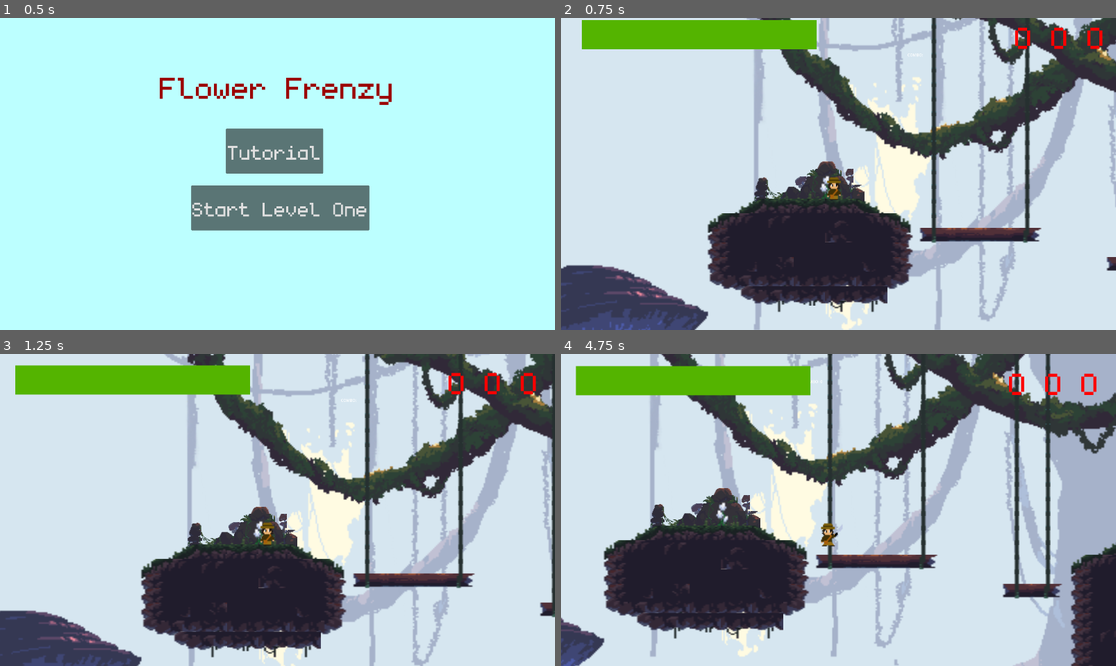
Above: before the commit, frames 1-4 (two rows, left to right).
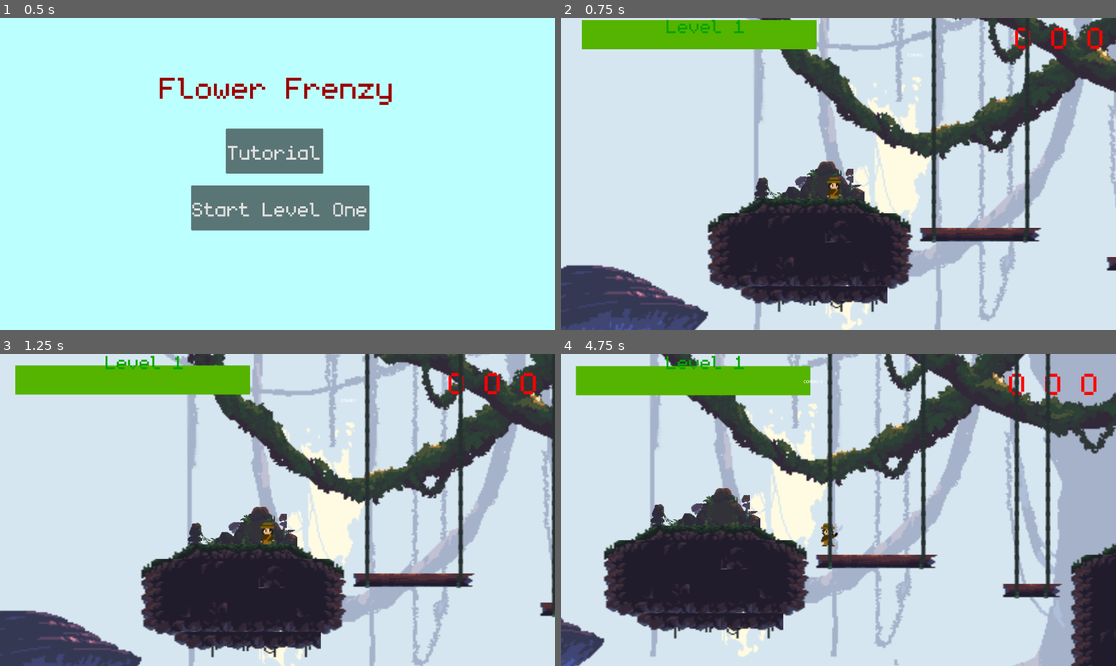
Above: after the commit, the same moments.

Repository: ako3131/traj-flower-frenzy
Game: Godot game, scene res://scenes/main_menu.tscn
Same seed, same stepped clock (60 frames per second), same inputs: the game is played once before the commit and once after it. Sound files missing from this copy of the repository are replaced by a short silence.
Inputs:
- Up to frame 1 (0.5 s): no input
- Up to frame 2 (0.75 s): click "Start Level One" at 0.5 s
- Up to frame 3 (1.25 s): no input
- Up to frame 4 (4.75 s): hold D (right) 1.28-2.78 s; tap J (attack) at 1.35, 2.85, 4.35 s; tap Space (jump) at 1.52, 2.27, 3.77, 4.52 s; tap Shift (sprint) at 2.1, 3.6 s; hold A (left) 2.78-3.53 s; hold D (right) from 3.53 s (still down)

Frame 1 is identical in both runs. In frame 2, 0.3% of the frame differs, in the area x 19-85%, y 0-59%; in frame 3, 0.3%; in frame 4, 0.4%, in the area x 19-89%, y 0-62%.

Commit message:
Add files via upload
added level title

Diff:
--- a/Flower-Frenzy-main/scenes/level_1.tscn
+++ b/Flower-Frenzy-main/scenes/level_1.tscn
@@ -1,14 +1,12 @@
-[gd_scene load_steps=15 format=3 uid="uid://ibo8yq4bg5ij"]
+[gd_scene load_steps=12 format=3 uid="uid://ibo8yq4bg5ij"]
 
 [ext_resource type="Script" path="res://scripts/level_1.gd" id="1_3gl47"]
 [ext_resource type="PackedScene" uid="uid://ctvurwa2kqli0" path="res://scenes/coco.tscn" id="2_x5y03"]
-[ext_resource type="Texture2D" uid="uid://bq0pic2v2fkw5" path="res://arts/Forest-nature-fantasy-tilese/Terrain_and_Props.png" id="3_65c1m"]
-[ext_resource type="Texture2D" uid="uid://jyfqg6lg6uko" path="res://arts/Forest-nature-fantasy-tilese/BG_1/BG_1.png" id="4_0xcho"]
-[ext_resource type="Texture2D" uid="uid://gsamj2m6hi6n" path="res://arts/Forest-nature-fantasy-tilese/BG_2/BG_2.png" id="5_wqrka"]
-[ext_resource type="Texture2D" uid="uid://v7kmwe86u8el" path="res://arts/Forest-nature-fantasy-tilese/BG_3/BG_3.png" id="6_5etcc"]
-[ext_resource type="Script" path="res://scripts/fall_area.gd" id="7_7ok1c"]
-[ext_resource type="PackedScene" uid="uid://co6v5mapptj0s" path="res://scenes/music.tscn" id="7_63pmp"]
-[ext_resource type="Texture2D" uid="uid://boxebxd760vva" path="res://arts/flower_1.png" id="8_yo1ii"]
+[ext_resource type="Texture2D" uid="uid://bld1kri2sfusc" path="res://arts/Forest-nature-fantasy-tilese/Terrain_and_Props.png" id="3_65c1m"]
+[ext_resource type="Texture2D" uid="uid://b5gume2bk5a8b" path="res://arts/Forest-nature-fantasy-tilese/BG_1/BG_1.png" id="4_0xcho"]
+[ext_resource type="Texture2D" uid="uid://bk0krp11c7vfc" path="res://arts/Forest-nature-fantasy-tilese/BG_2/BG_2.png" id="5_wqrka"]
+[ext_resource type="Texture2D" uid="uid://clk5e4dwg08ew" path="res://arts/Forest-nature-fantasy-tilese/BG_3/BG_3.png" id="6_5etcc"]
+[ext_resource type="FontFile" uid="uid://uf16b0vodyu7" path="res://arts/monogram.ttf" id="7_pq0qj"]
 
 [sub_resource type="TileSetAtlasSource" id="TileSetAtlasSource_5c3xw"]
 texture = ExtResource("3_65c1m")
@@ -830,11 +828,11 @@
 tile_size = Vector2i(16, 12)
 sources/0 = SubResource("TileSetAtlasSource_pojac")
 
-[sub_resource type="RectangleShape2D" id="RectangleShape2D_3ejt4"]
-size = Vector2(346.667, 105.833)
-
 [node name="main" type="Node2D"]
 script = ExtResource("1_3gl47")
+
+[node name="coco" parent="." instance=ExtResource("2_x5y03")]
+position = Vector2(435, 192)
 
 [node name="Combo" type="Label" parent="."]
 offset_left = 862.0
@@ -876,23 +874,14 @@
 scale = Vector2(6, 6)
 texture = ExtResource("6_5etcc")
 
-[node name="fall_area" type="Area2D" parent="Bg3"]
-collision_mask = 3
-script = ExtResource("7_7ok1c")
-
-[node name="CollisionShape2D" type="CollisionShape2D" parent="Bg3/fall_area"]
-position = Vector2(-268.333, 89.4167)
-shape = SubResource("RectangleShape2D_3ejt4")
-
-[node name="Flower" type="Sprite2D" parent="."]
-position = Vector2(524, 457)
-rotation = 3.14159
-scale = Vector2(6.02827, -7.86472)
-texture = ExtResource("8_yo1ii")
-
-[node name="coco" parent="." instance=ExtResource("2_x5y03")]
-position = Vector2(435, 192)
-
-[node name="music" parent="." instance=ExtResource("7_63pmp")]
-
-[connection signal="body_entered" from="Bg3/fall_area" to="Bg3/fall_area" method="_on_body_entered"]
+[node name="CanvasLayer" type="CanvasLayer" parent="."]
+
+[node name="Label" type="Label" parent="CanvasLayer"]
+offset_left = 438.0
+offset_top = -21.0
+offset_right = 843.0
+offset_bottom = 98.0
+theme_override_colors/font_color = Color(0, 0.643137, 0, 1)
+theme_override_fonts/font = ExtResource("7_pq0qj")
+theme_override_font_sizes/font_size = 125
+text = "Level 1"
